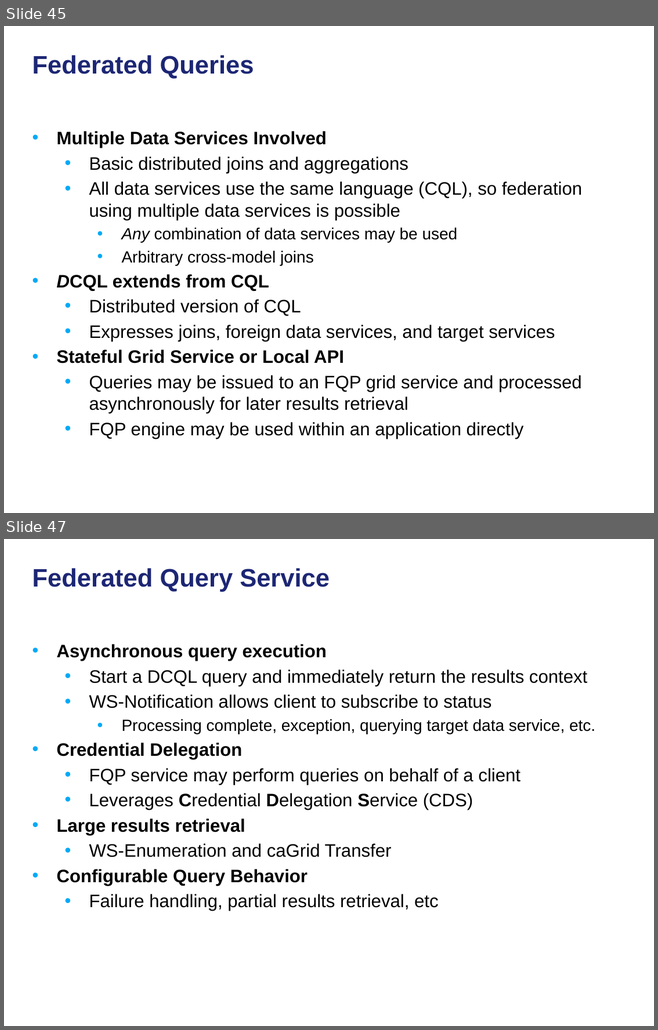
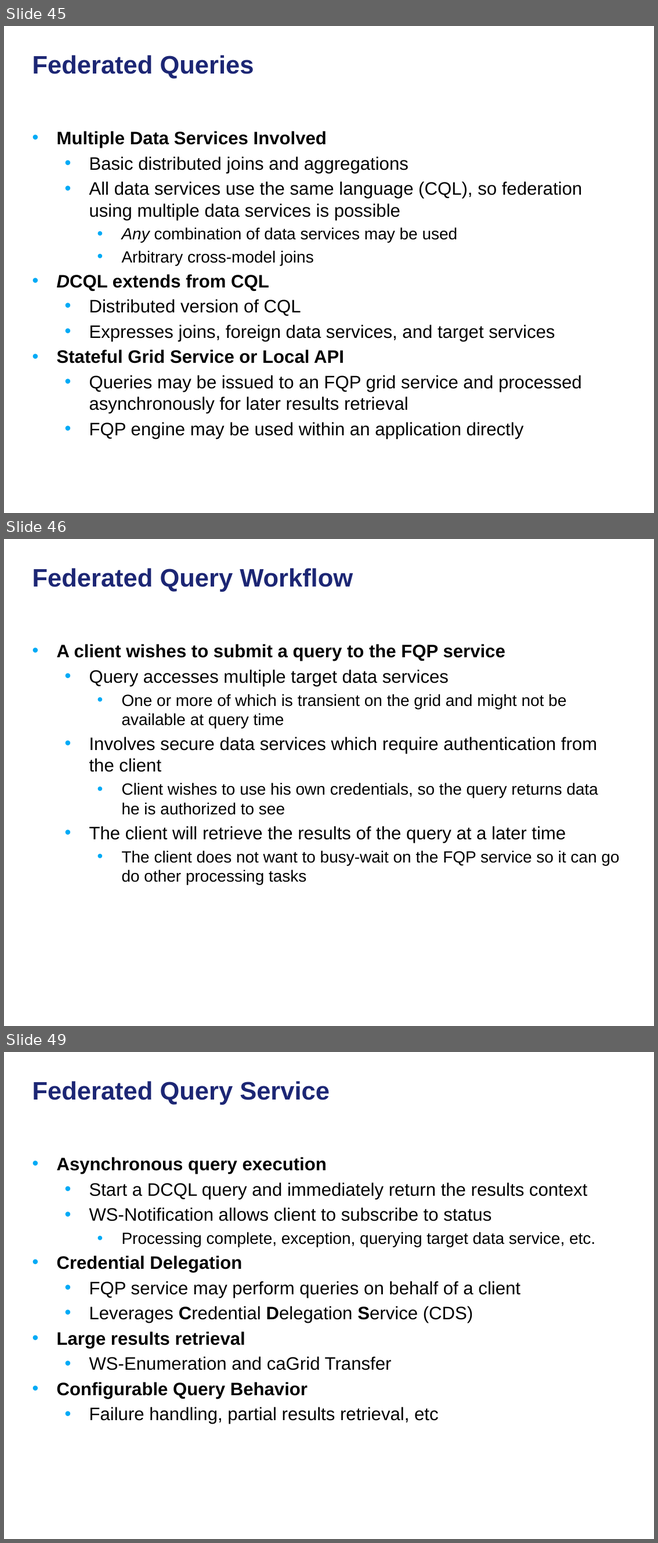
Before and after one commit to NCIP/cagrid-docs, a slide deck: presentations/200906_Novartis/caGrid Data Services.pptx. Shown one above the other, each under a label of ours: slides 45 and 47 before the commit, slides 45, 46 and 49 after it; the slides between them are not shown. The pictures are 658x1030 and 658x1543 pixels, drawn with LibreOffice and Linux fonts; fonts in the diff are those of the drawing; background and template pictures are left out. Boxes give left, top, right and bottom in pixels: in the first picture for what was removed or moved away, otherwise in the second. Text is boxed around its words. In the diff, an @@ line names an element or a change of style, - is before the commit and + after.

```diff
--- a/presentations/200906_Novartis/caGrid Data Services.pptx
+++ b/presentations/200906_Novartis/caGrid Data Services.pptx
@@ slide 46 added at (4,539,654,1026), background picture (left out) @@
@@ title added at (32,568,353,592), 28 pt, text #1C2674, bold @@
+Federated Query Workflow
@@ text added at (57,644,619,885), 18 pt, text #000000 @@
+• A client wishes to submit a query to the FQP service
+  • Query accesses multiple target data services
+    • One or more of which is transient on the grid and might not be available at query time
+  • Involves secure data services which require authentication from the client
+    • Client wishes to use his own credentials, so the query returns data he is authorized to see
+  • The client will retrieve the results of the query at a later time
+    • The client does not want to busy-wait on the FQP service so it can go do other processing tasks
@@ what was slide 47 is now slide 49 @@
```
Also in this commit, not shown: 7 other slides added, 1 slide removed.
